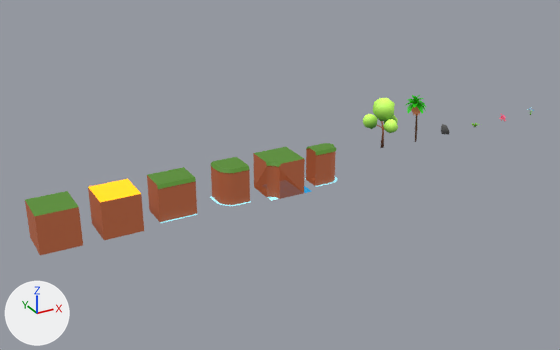
An edit to the glTF model assets/models/terrain_tileset.glb, drawn before and after from the same camera.
Before and after are seen from a camera (50 mm lens) standing at (-26.9, -54.0, 17.7) and looking at (-7.3, -18.3, -0.2). Arrows for +X, +Y and +Z are at lower left; the lights stay in place. The older version comes first. Vertices at exactly the same position are counted once.

In view in the first picture: 'Prop_Tree_Round', 'Tile_Cliff_Corner_Inner', 'Tile_Cliff_Corner_Outer', 'Tile_Cliff_End', 'Tile_Cliff_Straight', 'Tile_Ground_Dirt', 'Tile_Ground_Grass' and 2 more.
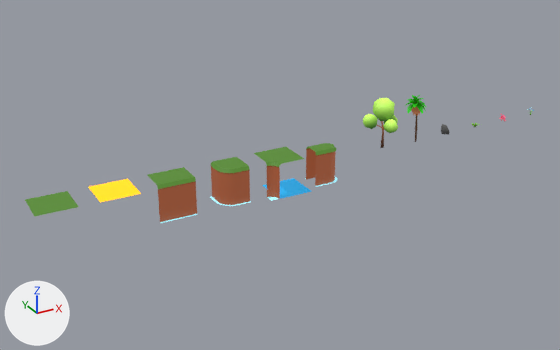
Diff of the bpy script that builds the scene:
```diff
--- a/assets/models/terrain_tileset.glb.py
+++ b/assets/models/terrain_tileset.glb.py
@@ me_tile_cliff_corner_inner_mesh @@
 # verts and faces of me_tile_cliff_corner_inner_mesh; kept vertices keep their numbers, new ones are numbered from 42
-me_tile_cliff_corner_inner_mesh.from_pydata(...)  # 42 vertices, 72 faces; spans x -1.0..1.0, y -1.0..1.0, z 0.0..2.0
+me_tile_cliff_corner_inner_mesh.from_pydata(...)  # 39 vertices, 62 faces; spans x -1.0..1.0, y -1.0..1.0, z 0.0..2.0
+# me_tile_cliff_corner_inner_mesh part 1
+delete_vertices([38, 39, 40])  # with the faces that use them
+delete_faces([(2, 37, 4), (32, 34, 36)])
 me_tile_cliff_corner_inner_mesh.materials.append(mat_gradient)
@@ me_tile_cliff_straight_mesh_002 @@
 # verts and faces of me_tile_cliff_straight_mesh_002; kept vertices keep their numbers, new ones are numbered from 14
-me_tile_cliff_straight_mesh_002.from_pydata(...)  # 14 vertices, 22 faces; spans x -1.0..1.0, y -0.65..1.0, z 0.0..2.0
+me_tile_cliff_straight_mesh_002.from_pydata(...)  # 12 vertices, 10 faces; spans x -1.0..1.0, y -0.65..1.0, z 0.0..2.0
+# me_tile_cliff_straight_mesh_002 part 2
+delete_vertices([2, 3])  # with the faces that use them
+delete_faces([(4, 8, 6), (0, 10, 8), (0, 8, 4), (1, 5, 7), (1, 9, 11), (1, 7, 9)])
 me_tile_cliff_straight_mesh_002.materials.append(mat_gradient)
@@ me_tile_ground_dirt_mesh_002 @@
 # verts and faces of me_tile_ground_dirt_mesh_002; kept vertices keep their numbers, new ones are numbered from 8
-me_tile_ground_dirt_mesh_002.from_pydata(...)  # 8 vertices, 12 faces; spans x -1.0..1.0, y -1.0..1.0, z 0.0..2.0
+me_tile_ground_dirt_mesh_002.from_pydata(...)  # 4 vertices, 2 faces; spans x -1.0..1.0, y -1.0..1.0, z 2.0
+# me_tile_ground_dirt_mesh_002 part 3
+delete_vertices([*range(0, 4)])  # with the faces that use them
 me_tile_ground_dirt_mesh_002.materials.append(mat_gradient)
@@ me_tile_ground_grass_mesh_002 @@
 # verts and faces of me_tile_ground_grass_mesh_002; kept vertices keep their numbers, new ones are numbered from 8
-me_tile_ground_grass_mesh_002.from_pydata(...)  # 8 vertices, 12 faces; spans x -1.0..1.0, y -1.0..1.0, z 0.0..2.0
+me_tile_ground_grass_mesh_002.from_pydata(...)  # 4 vertices, 2 faces; spans x -1.0..1.0, y -1.0..1.0, z 2.0
+# me_tile_ground_grass_mesh_002 part 4
+delete_vertices([*range(0, 4)])  # with the faces that use them
 me_tile_ground_grass_mesh_002.materials.append(mat_gradient)
```

Changed parts and their boxes (x1, y1, x2, y2) in the pictures (560 x 350 px):
'Tile_Ground_Grass', reshaped (8% narrower, 60% shorter): before (25, 191, 83, 255); after (25, 191, 78, 216)
'Tile_Ground_Dirt', reshaped (7% narrower, 61% shorter): before (88, 179, 144, 240); after (89, 179, 141, 202)
'Tile_Cliff_Corner_Inner', reshaped: before (253, 147, 305, 201); after (254, 147, 304, 201)
'Tile_Cliff_Straight', reshaped: before (147, 167, 198, 223); after (148, 167, 198, 223)
part 1 of me_tile_cliff_corner_inner_mesh, deleted (brown): before (253, 153, 305, 200)
part 2 of me_tile_cliff_straight_mesh_002, deleted: before (147, 175, 160, 222)
part 3 of me_tile_ground_dirt_mesh_002, deleted (brown): before (88, 187, 144, 240)
part 4 of me_tile_ground_grass_mesh_002, deleted (brown): before (25, 201, 83, 255)
